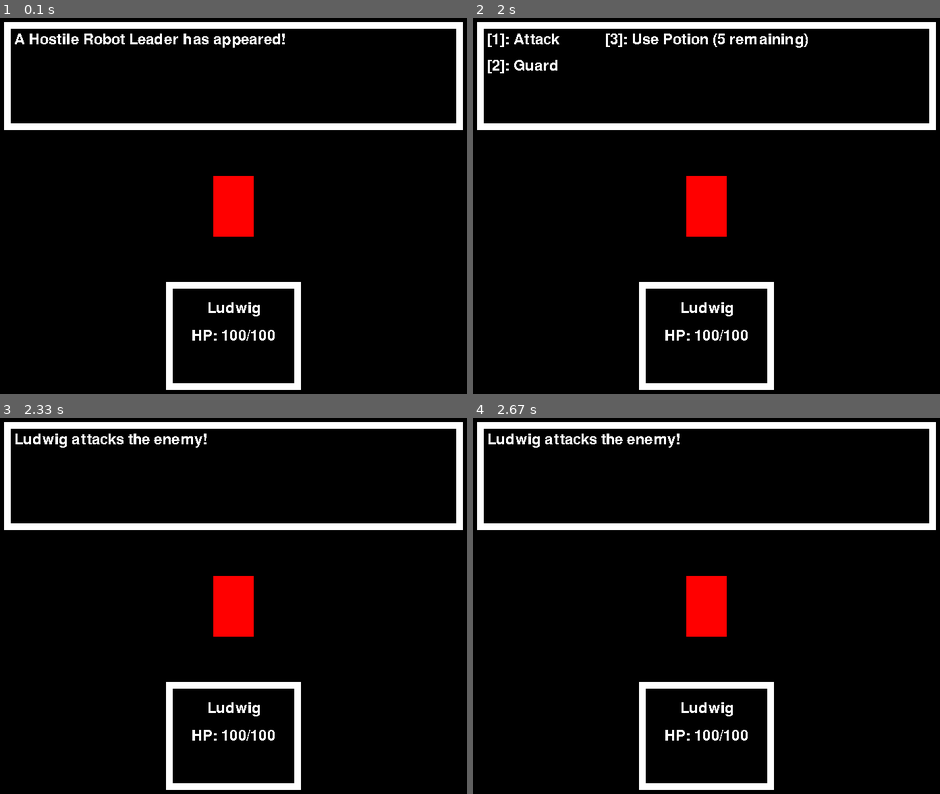
Above: before the commit, frames 1-4 (two rows, left to right).
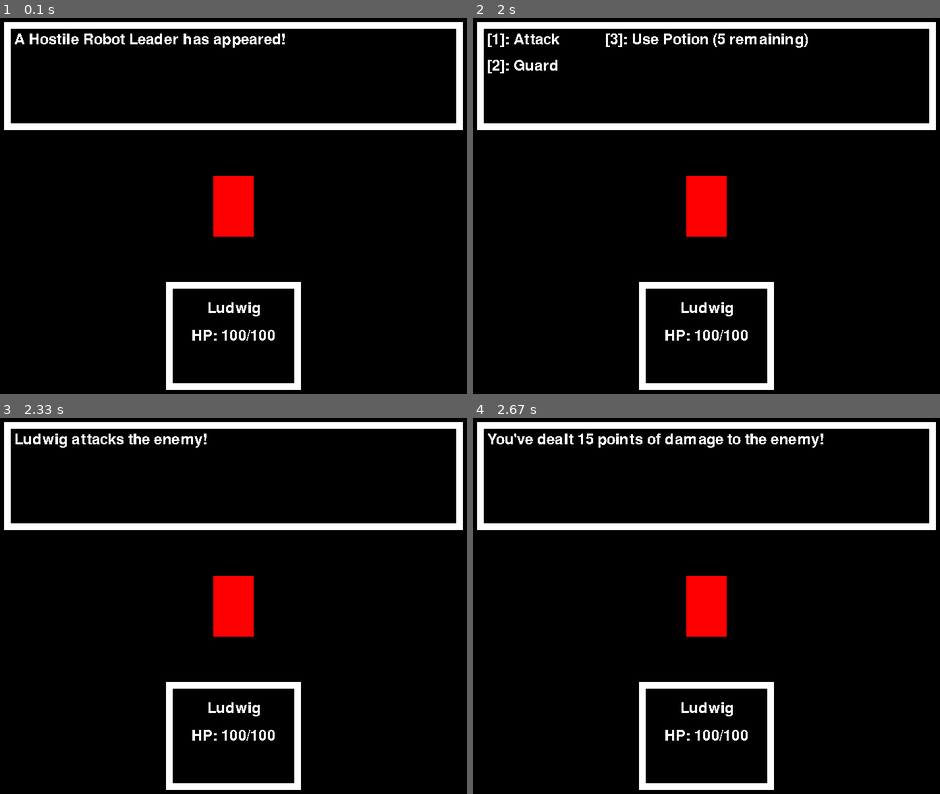
Above: after the commit, the same moments.

Repository: eduardoluis11/final-project-cs50-python
Game: pygame game, started from project.py
Two runs of this game, one before a commit and one after it. Both use one fixed random seed, a clock stepped at 60 frames per second and the inputs below.
Inputs:
- Up to frame 1 (0.1 s): no input
- Up to frame 2 (2 s): tap Enter at 0.33 s; tap Z at 1.67 s
- Up to frame 3 (2.33 s): tap 1 at 2 s
- Up to frame 4 (2.67 s): tap Z at 2.4 s

Frames 1-3 are identical in both runs. In frame 4, 0.9% of the frame differs, in the area x 3-75%, y 4-8%.

Commit message:
Added Damage Dealing Message
If the player hits "Z" after selecting the attack command, that is, after rendering "you have attacked the enemy", now I render a hard-coded message saying "you have dealt 15 points of damage to the enemy".

Diff:
--- a/project.py
+++ b/project.py
@@ -299,6 +299,11 @@
 # End of the Battle Menu UI
 # End of text surfaces
 
+# Booleans that keep track of the player and the enemy's turns
+has_player_attacked = False  # This tells me if the player selected the "Attack" command
+
+is_players_turn = True  # This tells me if the current turn is the player's turn
+is_enemys_turn = False  # This tells me if the current turn is the enemy's turn.
 
 # Functions / methods.
 
@@ -334,17 +339,23 @@
 
 That is, IF I need to use global variables to begin with.
 
+I just want to render a message that says “you’ve dealt (points of damage) points of damage to the enemy” right after
+selecting “attack”. The battle message that says how much damage you did to the enemy SHOULD APPEAR ONLY after the
+battle message “the player attacks!” shows up! To do this, I need to insert a new “if” statement after the “the player
+attacks!” message shows up.
+
+It would be a good idea to make 2 new booleans: one for keeping track if it’s your turn, and another one for keeping
+track if it’s the enemy’s turn. That will make things much easier for me.
 """
 
 
 def main():
-
-
     # Global variables. This snippet will let me access all the global variables declared.
     global display_battle_intro_message
     global display_battle_menu
     global players_number_of_potions
     global battle_message
+    global has_player_attacked
 
     # End of the Global Variables
 
@@ -393,6 +404,21 @@
                             # DEBUG: print "you attacked"
                             print("Ludwig attacks the enemy!")
 
+                            # This tells me that the player just selected the "attack" command
+                            has_player_attacked = True
+
+                            # DEBUG: This tells me what the current value of the "has player attacked" boolean
+                            print("has player attacked boolean value: " + str(has_player_attacked))
+
+                            # # This should stop the "for event" loop (source: w3schools at
+                            # # https://www.w3schools.com/python/ref_keyword_continue.asp).
+                            # break
+
+                            # # If you press the "confirmation" key again ("Z"), a new battle message will show up
+                            # if event.key == pygame.K_z:
+                            #     # This shows how much damage you've dealt to the enemy
+                            #     battle_message = "You've dealt 15 points of damage to the enemy!"
+
                         case pygame.K_2:  # If the user presses "2"
 
                             # This makes the battle menu to disappear so that the battle messages are rendered
@@ -420,6 +446,17 @@
                             # This prints how many potions you have remaining
                             print(f"Now, you have {players_number_of_potions} potions left.")
 
+                else:   # If I'm no longer rendering the battle menu, and I'm rendering battle messages
+
+                    # If the user presses a key
+                    if event.type == pygame.KEYDOWN:
+
+                        if has_player_attacked and event.key == pygame.K_z:
+                            # If the player chose "Attack" and presses the confirmation key.
+
+                            # This shows how much damage you've dealt to the enemy
+                            battle_message = "You've dealt 15 points of damage to the enemy!"
+
         # If no input is detected by the user (if they don't click nor press any keys), this will execute
 
         # This renders the sprites
@@ -471,6 +508,18 @@
         game_window.blit(players_hp_surface, players_hp_rectangle)  # Player's current HP
         # End of the Player's UI.
 
+        # # For any input taken by the user (such as clicking the mouse or closing the window)
+        # for event in pygame.event.get():
+        #
+        #     # If the user presses a key
+        #     if event.type == pygame.KEYDOWN:
+        #
+        #         if has_player_attacked and event.type == pygame.K_z:
+        #             # If the player chose "Attack" and presses the confirmation key.
+        #
+        #             # This shows how much damage you've dealt to the enemy
+        #             battle_message = "You've dealt 15 points of damage to the enemy!"
+
         # This should render the game's window, and every sprite
         pygame.display.update()
 
@@ -478,19 +527,16 @@
     # https://youtu.be/AY9MnQ4x3zk?si=28DorTag9IRSrUi3&t=1099)
 
 
-""" Display battle message() function.
-
-This will display all the battle messages. That includes the default one: the one that says "an enemy has appeared!".
-
-Let me se Clear Code's 4-hour long tutorial, and see how he created and called the functions in his pygame game.
-"""
-
-
-def display_battle_message():
-    return 1
-
-
-
+# """ Display battle message() function.
+#
+# This will display all the battle messages. That includes the default one: the one that says "an enemy has appeared!".
+#
+# Let me se Clear Code's 4-hour long tutorial, and see how he created and called the functions in his pygame game.
+# """
+#
+#
+# def display_battle_message():
+#     return 1
 
 
 """ This lets me use the main function if I import this script as a library without any issues (source: my
